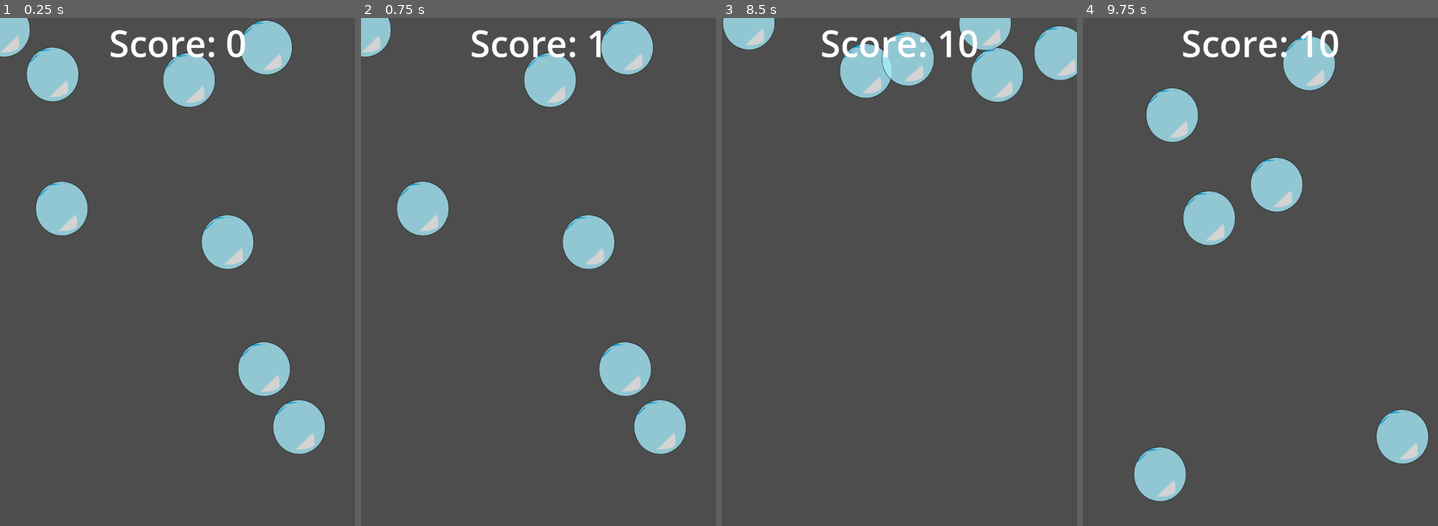
Above: before the commit, frames 1-4 (left to right).
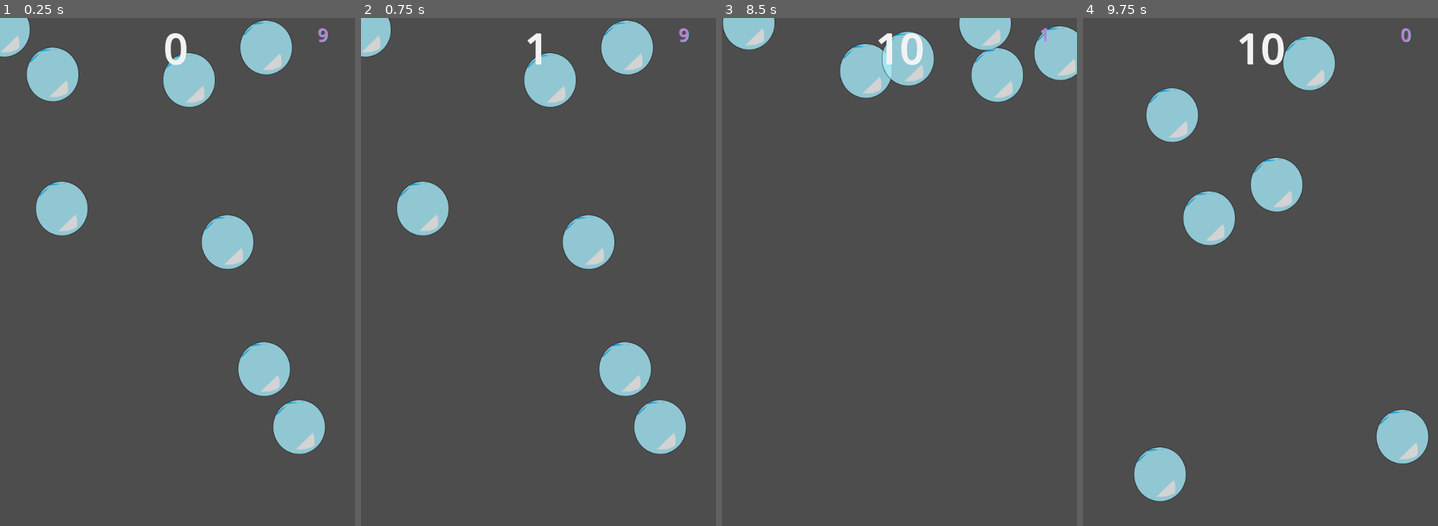
Above: after the commit, the same moments.

Repository: Zarathecat/godot-bubblepop
Game: Godot game, scene res://main.tscn
The game is run twice, just before and just after one commit, with the same random seed, the same clock (stepped at 60 frames per second) and the same inputs.
Inputs (mouse positions are in pixels of both pictures, inside the frame that each line leads up to):
- Up to frame 1 (0.25 s): no input
- Up to frame 2 (0.75 s): tap Enter at 0.5 s; move the mouse to (414, 73) at 0.52 s; click (414, 73) at 0.67 s
- Up to frame 3 (8.5 s): tap Space at 1.25, 2.75 s; move the mouse to (910, 78) at 1.27 s; click (910, 78) at 1.42 s; tap Enter at 2, 4.25 s; move the mouse to (988, 48) at 2.02 s; click (988, 48) at 2.17 s; move the mouse to (949, 241) at 2.77 s; click (949, 241) at 2.92 s; move the mouse to (910, 505) at 3.52 s; click (910, 505) at 3.67 s; move the mouse to (821, 338) at 4.27 s; click (821, 338) at 4.42 s; move the mouse to (1002, 419) at 5.02 s; click (1002, 419) at 5.17 s; move the mouse to (856, 139) at 5.77 s; click (856, 139) at 5.92 s; move the mouse to (977, 246) at 6.52 s; click (977, 246) at 6.67 s; move the mouse to (828, 297) at 7.27 s; click (828, 297) at 7.42 s; move the mouse to (935, 160) at 8.02 s; click (935, 160) at 8.17 s
- Up to frame 4 (9.75 s): move the mouse to (1242, 373) at 8.77 s; click (1242, 373) at 8.92 s; move the mouse to (1367, 348) at 9.52 s; click (1367, 348) at 9.67 s

The runs differ from the first frame. In frame 1, 1.0% of the frame differs, in the area x 31-93%, y 2-10%; in frame 2, 0.8%; in frame 3, 1.0%; in frame 4, 1.1%, in the area x 28-93%, y 2-10%.

Commit message:
Add some challenge to game and jazz up display.
This commit adds some countdown timers to make the game more
interesting. It also makes the score display look a bit
fancier.

Diff:
--- a/main.gd
+++ b/main.gd
@@ -21,6 +21,8 @@
 
 # Called when the node enters the scene tree for the first time.
 func _ready() -> void:
+	# Hide the game over message
+	$Hud/EndText.hide()
 	# make 5 bubbles at the start of the game!
 	for i in range(starting_bubbles):
 		generate_bubble()
@@ -28,7 +30,7 @@
 # Called every frame. 'delta' is the elapsed time since the previous frame.
 func _process(delta: float) -> void:
 	# score is calculated per bubble, then combined!
-	pass
+	$Hud/Countdown.text = str(int($EndGameTimer.time_left))
 
 # For now, we make a few random bubbles at the start
 func generate_bubble():
@@ -49,6 +51,24 @@
 	var rand_pos_y = randi_range(0, win_size[1])
 	return Vector2(rand_pos_x, rand_pos_y)
 
+func display_score():
+	$Hud/Score.text = str(score)
+
+
 func _on_bubble_bubble_pop() -> void:
 	score+= 1
-	$Hud/Score.text = "Score: " + str(score)
+	display_score()
+
+func _on_end_game_timer_timeout() -> void:
+	$EndGameTimer.stop()
+	$NewGameTimer.start()
+	$Hud/Score.hide()
+	$Hud/EndText.text ="Game over!\n Score: " + str(score)
+	$Hud/EndText.show()
+
+func _on_new_game_timer_timeout() -> void:
+	score = 0
+	display_score()
+	$Hud/EndText.hide()
+	$Hud/Score.show()
+	$EndGameTimer.start()
--- a/main.tscn
+++ b/main.tscn
@@ -16,11 +16,55 @@
 anchors_preset = 5
 anchor_left = 0.5
 anchor_right = 0.5
-offset_left = -135.5
-offset_right = 135.5
+offset_left = -28.5
+offset_right = 28.5
 offset_bottom = 99.0
 grow_horizontal = 2
-theme_override_font_sizes/font_size = 72
-text = "Score: 0"
+theme_override_colors/font_color = Color(0.947199, 0.947199, 0.947199, 1)
+theme_override_colors/font_shadow_color = Color(1, 1, 1, 1)
+theme_override_colors/font_outline_color = Color(0, 0, 0, 1)
+theme_override_font_sizes/font_size = 84
+text = "0"
+
+[node name="Countdown" type="Label" parent="Hud"]
+anchors_preset = 1
+anchor_left = 1.0
+anchor_right = 1.0
+offset_left = -74.0
+offset_top = 7.0
+offset_right = 23.0
+offset_bottom = 88.0
+grow_horizontal = 0
+theme_override_colors/font_color = Color(0.768627, 0.471737, 0.781564, 1)
+theme_override_colors/font_shadow_color = Color(0.459741, 0.819488, 1, 1)
+theme_override_font_sizes/font_size = 36
+text = "000"
+
+[node name="EndText" type="Label" parent="Hud"]
+anchors_preset = 8
+anchor_left = 0.5
+anchor_top = 0.5
+anchor_right = 0.5
+anchor_bottom = 0.5
+offset_left = -272.0
+offset_top = -273.0
+offset_right = 263.0
+offset_bottom = 284.0
+grow_horizontal = 2
+grow_vertical = 2
+theme_override_colors/font_color = Color(0.958888, 0.958888, 0.958888, 1)
+theme_override_colors/font_shadow_color = Color(0.237642, 0.460887, 1, 1)
+theme_override_colors/font_outline_color = Color(0, 0, 0, 1)
+theme_override_font_sizes/font_size = 100
+
+[node name="EndGameTimer" type="Timer" parent="."]
+wait_time = 10.0
+autostart = true
+
+[node name="NewGameTimer" type="Timer" parent="."]
+wait_time = 5.0
+one_shot = true
 
 [connection signal="bubble_pop" from="Bubble" to="." method="_on_bubble_bubble_pop"]
+[connection signal="timeout" from="EndGameTimer" to="." method="_on_end_game_timer_timeout"]
+[connection signal="timeout" from="NewGameTimer" to="." method="_on_new_game_timer_timeout"]
